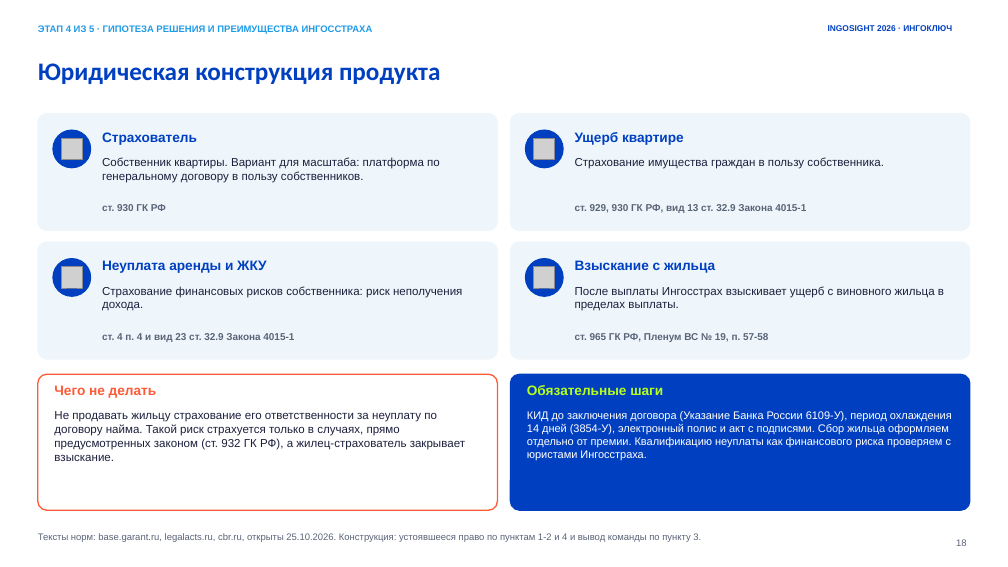
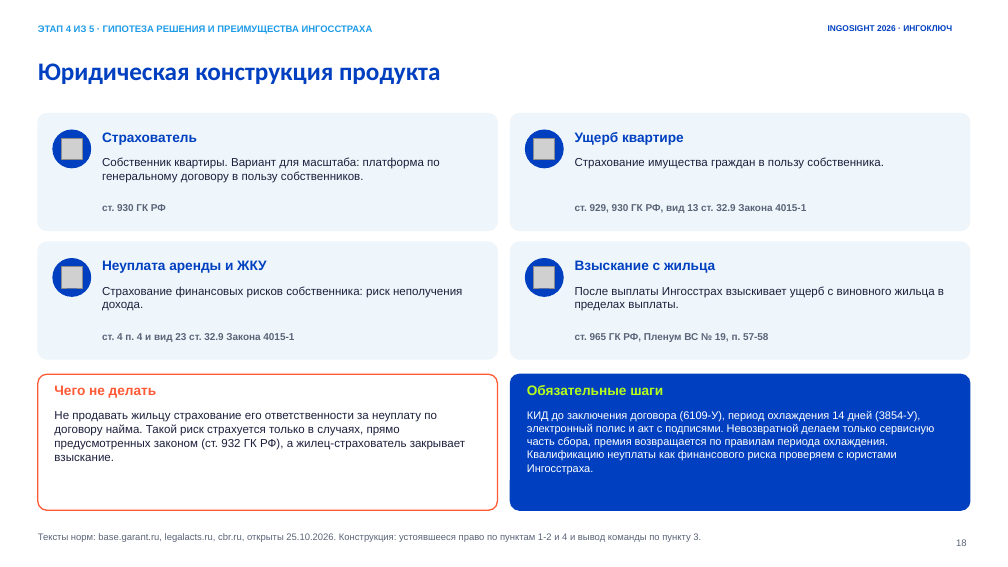
Before and after one commit to mrazotnik/my, a slide deck: slide 18 of ingosight/IngoKey_INGOSIGHT_2026.pptx. Drawn at 1008x567 pixels with LibreOffice and Linux fonts; fonts in the diff are those of the drawing; grey boxes stand for pictures; background and template pictures are left out. Boxes give left, top, right and bottom in pixels: in the first picture for what was removed or moved away, otherwise in the second. Text is boxed around its words. In the diff, an @@ line names an element or a change of style, - is before the commit and + after.

```diff
--- a/ingosight/IngoKey_INGOSIGHT_2026.pptx
+++ b/ingosight/IngoKey_INGOSIGHT_2026.pptx
@@ text at box(527, 410, 935, 474): text changed @@
-КИД до заключения договора (Указание Банка России 6109-У), период охлаждения 14 дней (3854-У), электронный полис и акт с подписями. Сбор жильца оформляем отдельно от премии. Квалификацию неуплаты как финансового риска проверяем с юристами Ингосстраха.
+КИД до заключения договора (6109-У), период охлаждения 14 дней (3854-У), электронный полис и акт с подписями. Невозвратной делаем только сервисную часть сбора, премия возвращается по правилам периода охлаждения. Квалификацию неуплаты как финансового риска проверяем с юристами Ингосстраха.
```
Also in this commit, not shown: 1 other slide changed, 4 other files.
